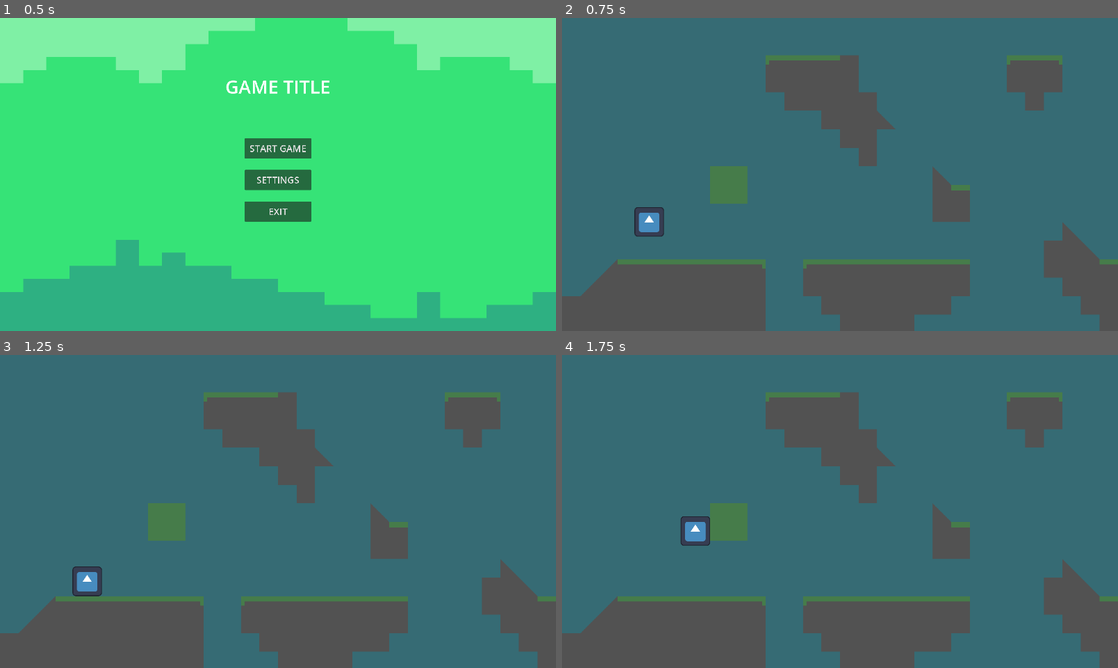
Above: before the commit, frames 1-4 (two rows, left to right).
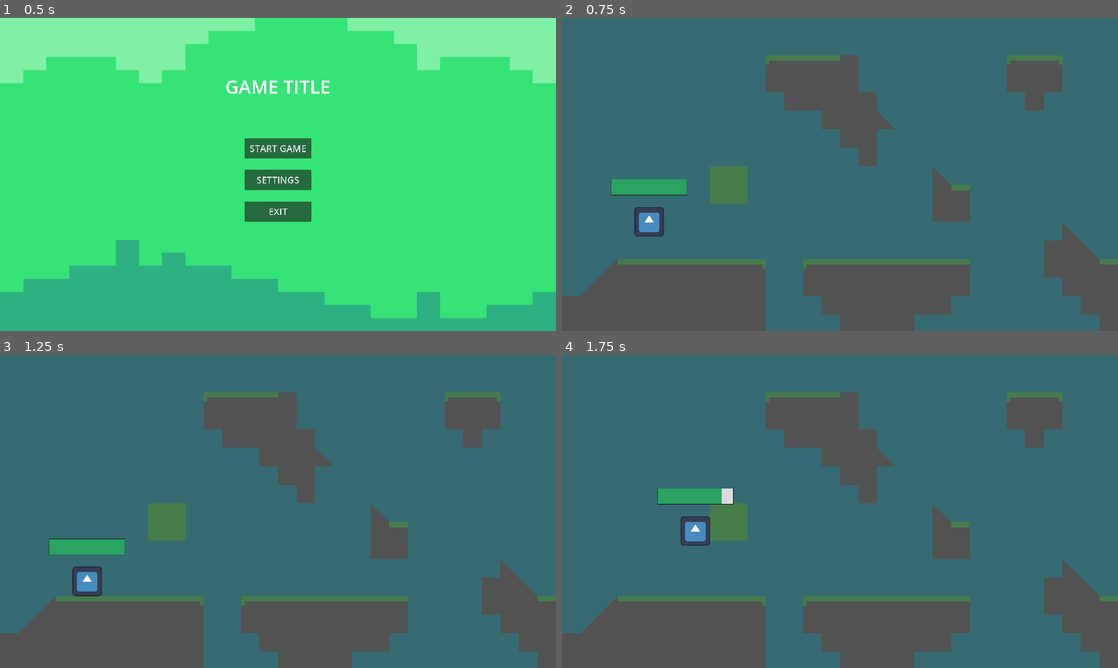
Above: after the commit, the same moments.

Repository: RealityGalaxy/Varis
Game: Godot game, scene res://scenes/main_menu.tscn
Same seed, same stepped clock (60 frames per second), same inputs: the game is played once before the commit and once after it. The engine's default icon, where the game draws it, is replaced by a stand-in: a white triangle on a blue panel in a dark square.
Inputs:
- Up to frame 1 (0.5 s): no input
- Up to frame 2 (0.75 s): click "START GAME" at 0.5 s
- Up to frame 3 (1.25 s): no input
- Up to frame 4 (1.75 s): tap Enter at 1.25 s; hold Right (right) from 1.28 s (still down); tap B (take_damage, bound only after the commit) at 1.35 s; tap Up (up) at 1.52 s

Frame 1 is identical in both runs. In frame 2, 0.7% of the frame differs, in the area x 8-23%, y 51-57%; in frame 3, 0.7%; in frame 4, 0.7%.

Commit message:
No clue tbh
Changed connections

Diff:
--- a/Varis/project.godot
+++ b/Varis/project.godot
@@ -48,6 +48,11 @@
 , Object(InputEventKey,"resource_local_to_scene":false,"resource_name":"","device":-1,"window_id":0,"alt_pressed":false,"shift_pressed":false,"ctrl_pressed":false,"meta_pressed":false,"pressed":false,"keycode":0,"physical_keycode":65,"key_label":0,"unicode":97,"echo":false,"script":null)
 ]
 }
+take_damage={
+"deadzone": 0.5,
+"events": [Object(InputEventKey,"resource_local_to_scene":false,"resource_name":"","device":-1,"window_id":0,"alt_pressed":false,"shift_pressed":false,"ctrl_pressed":false,"meta_pressed":false,"pressed":false,"keycode":0,"physical_keycode":66,"key_label":0,"unicode":98,"echo":false,"script":null)
+]
+}
 
 [rendering]
 
--- a/Varis/scenes/char.tscn
+++ b/Varis/scenes/char.tscn
@@ -1,7 +1,8 @@
-[gd_scene load_steps=4 format=3 uid="uid://cubitxapsm3h1"]
+[gd_scene load_steps=5 format=3 uid="uid://cubitxapsm3h1"]
 
 [ext_resource type="Texture2D" uid="uid://c380wvdmmtcf2" path="res://icon.svg" id="2_fjpeu"]
 [ext_resource type="Script" path="res://scripts/Character.gd" id="2_iyq3v"]
+[ext_resource type="PackedScene" uid="uid://17oana8owvic" path="res://scenes/healthbar.tscn" id="2_vik5t"]
 
 [sub_resource type="RectangleShape2D" id="RectangleShape2D_uou4y"]
 size = Vector2(127, 128)
@@ -9,6 +10,12 @@
 [node name="CharacterBody2D" type="CharacterBody2D"]
 script = ExtResource("2_iyq3v")
 
+[node name="Healthbar" parent="." instance=ExtResource("2_vik5t")]
+offset_left = -163.0
+offset_top = -182.0
+offset_right = 162.0
+offset_bottom = -116.0
+
 [node name="Sprite2D" type="Sprite2D" parent="."]
 texture = ExtResource("2_fjpeu")
 
--- /dev/null
+++ b/Varis/scenes/healthbar.tscn
@@ -0,0 +1,44 @@
+[gd_scene load_steps=6 format=3 uid="uid://17oana8owvic"]
+
+[ext_resource type="Script" path="res://scripts/healthbar.gd" id="1_1vlpt"]
+
+[sub_resource type="StyleBoxEmpty" id="StyleBoxEmpty_vpocq"]
+
+[sub_resource type="StyleBoxFlat" id="StyleBoxFlat_padyt"]
+bg_color = Color(0.164706, 0.643137, 0.376471, 1)
+
+[sub_resource type="StyleBoxFlat" id="StyleBoxFlat_jnm3p"]
+bg_color = Color(0.105882, 0.105882, 0.105882, 1)
+expand_margin_left = 2.0
+expand_margin_top = 2.0
+expand_margin_right = 2.0
+expand_margin_bottom = 2.0
+
+[sub_resource type="StyleBoxFlat" id="StyleBoxFlat_t6imc"]
+bg_color = Color(0.858824, 0.858824, 0.858824, 1)
+
+[node name="Healthbar" type="ProgressBar"]
+z_index = 1
+offset_right = 325.0
+offset_bottom = 66.0
+theme_override_styles/background = SubResource("StyleBoxEmpty_vpocq")
+theme_override_styles/fill = SubResource("StyleBoxFlat_padyt")
+value = 69.0
+show_percentage = false
+script = ExtResource("1_1vlpt")
+
+[node name="Timer" type="Timer" parent="."]
+wait_time = 0.3
+
+[node name="Damagebar" type="ProgressBar" parent="."]
+z_index = -1
+layout_mode = 1
+anchors_preset = 15
+anchor_right = 1.0
+anchor_bottom = 1.0
+grow_horizontal = 2
+grow_vertical = 2
+theme_override_styles/background = SubResource("StyleBoxFlat_jnm3p")
+theme_override_styles/fill = SubResource("StyleBoxFlat_t6imc")
+value = 85.0
+show_percentage = false
--- a/Varis/scripts/Character.gd
+++ b/Varis/scripts/Character.gd
@@ -7,9 +7,15 @@
 var gravity = 2000
 var vel: Vector2 = Vector2.ZERO
 var stats : StatsManager
+@onready var healthbar = $Healthbar
+
+var damage: int = 15 # TESTING PURPOSES
 
 func _ready():
 	stats = StatsManager.new()
+	healthbar._init_healthbar(stats.current_health, stats.max_health)
+	stats.health_changed.connect(healthbar._set_health, stats.current_health)
+	stats.max_health_changed.connect(healthbar._set_health, stats.max_health)
 
 func get_input():
 	vel.x = 0
@@ -17,6 +23,8 @@
 		vel.x += speed
 	if Input.is_action_pressed("left"):
 		vel.x -= speed
+	if Input.is_action_just_pressed("take_damage"): # TESTING PURPOSES
+		stats.take_damage(damage)
 
 
 func _physics_process(delta):
--- a/Varis/scripts/StatsManager.gd
+++ b/Varis/scripts/StatsManager.gd
@@ -1,5 +1,8 @@
 extends Resource
 class_name StatsManager
+
+signal health_changed(new_health)
+signal max_health_changed(new_max_health)
 
 var max_health : int = 100
 var current_health : int = 100
@@ -13,6 +16,7 @@
 	var actual_damage = damage * (2 - damage_reduction)
 	if actual_damage > 0:
 		current_health -= actual_damage
+		health_changed.emit(current_health)
 		if current_health < 0:
 			current_health = 0
 
@@ -29,5 +33,10 @@
 func increase_cooldown(amount):
 	cooldown_reduction += amount
 
-func increase_health(amount):
+func increase_max_health(amount):
 	max_health += amount
+	emit_signal("max_health_changed", max_health)
+
+func heal(amount):
+	current_health = clamp(current_health + amount, 0, max_health)
+	emit_signal("health_changed", current_health)
--- /dev/null
+++ b/Varis/scripts/healthbar.gd
@@ -0,0 +1,34 @@
+extends ProgressBar
+
+@onready var timer = $Timer
+@onready var damage_bar = $Damagebar
+
+var health = 0
+
+func _init_healthbar(_health, _max_health):
+	health = _health
+	max_value = _max_health
+	value = health
+	damage_bar.max_value = _max_health
+	damage_bar.value = health
+
+func _set_health(new_health):
+	var prev_health = health
+	print("New health: ", new_health)
+	health = min(max_value, new_health)
+	value = health
+
+	if health <= 0: # Dies, healthbar uneccessary
+		queue_free()
+
+	if health < prev_health: # If damaged
+		timer.start()
+	else: # Heals or anything else
+		damage_bar.value = health
+
+func _set_max_health(new_max_health):
+	max_value = new_max_health
+	damage_bar.max_value = new_max_health
+
+func _on_timer_timeout(): # Updates damage bar to match health bar
+	damage_bar.value = health
Not shown, added: Varis/scenes/heaA7FF.tmp
